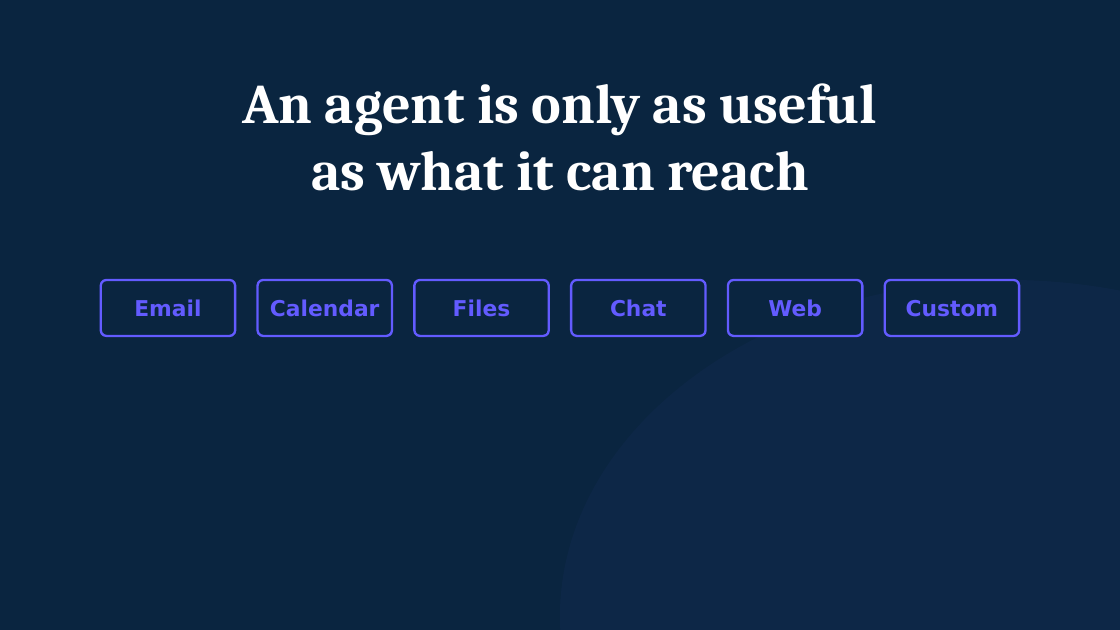
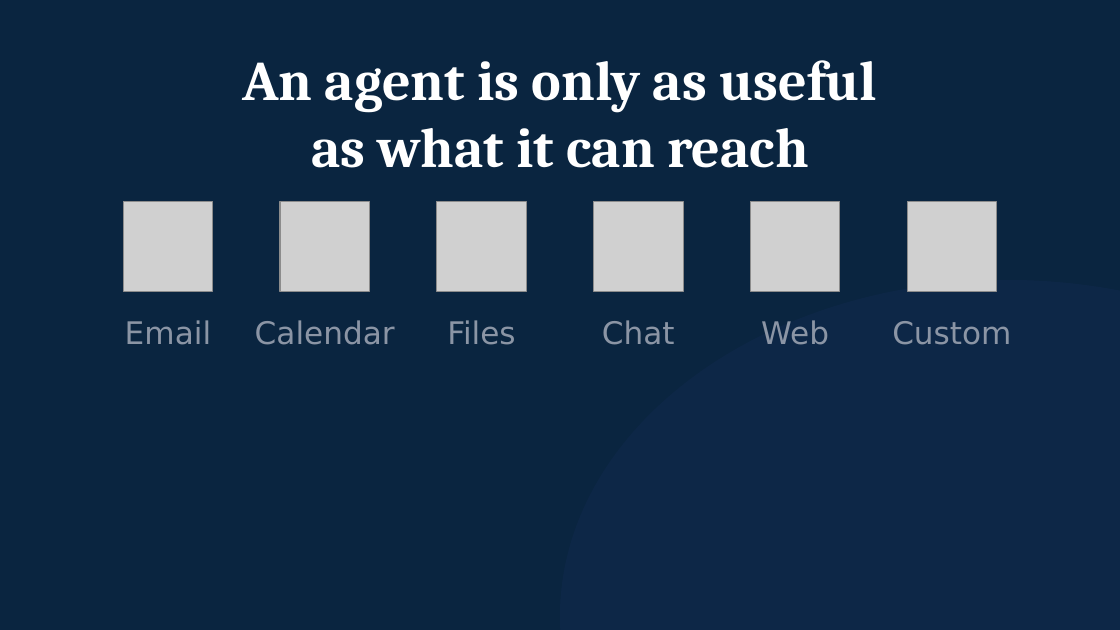
Before and after one commit to michaelengland/ai-best-practices, a slide deck: slide 7 of decks/workshop-2-orchestrator/workshop-2-orchestrator.pptx. Drawn at 1120x630 pixels with LibreOffice and Linux fonts; fonts in the diff are those of the drawing; grey boxes stand for pictures. Boxes give left, top, right and bottom in pixels: in the first picture for what was removed or moved away, otherwise in the second. Text is boxed around its words. In the diff, an @@ line names an element or a change of style, - is before the commit and + after.

```diff
--- a/decks/workshop-2-orchestrator/workshop-2-orchestrator.pptx
+++ b/decks/workshop-2-orchestrator/workshop-2-orchestrator.pptx
@@ text "An agent is only as ...": place and size @@
-text "An agent is only as ..." at <box>243,83,877,191</box>
+text "An agent is only as ..." at <box>243,60,877,168</box>
@@ picture added at <box>123,202,213,291</box> @@
@@ picture added at <box>280,202,370,291</box> @@
@@ picture added at <box>437,202,526,291</box> @@
@@ picture added at <box>594,202,683,291</box> @@
@@ picture added at <box>750,202,840,291</box> @@
@@ picture added at <box>907,202,997,291</box> @@
@@ rounded rectangle removed at <box>101,280,235,336</box> @@
@@ rounded rectangle removed at <box>258,280,392,336</box> @@
@@ rounded rectangle removed at <box>414,280,549,336</box> @@
@@ rounded rectangle removed at <box>571,280,706,336</box> @@
@@ rounded rectangle removed at <box>728,280,862,336</box> @@
@@ rounded rectangle removed at <box>885,280,1019,336</box> @@
@@ text "Email": place and size @@
-text "Email" at <box>134,299,201,317</box>
+text "Email" at <box>125,320,211,345</box>
@@ text "Calendar": place and size @@
-text "Calendar" at <box>270,299,380,317</box>
+text "Calendar" at <box>255,320,395,345</box>
@@ text "Files": place and size @@
-text "Files" at <box>453,299,511,317</box>
+text "Files" at <box>447,320,515,345</box>
@@ text "Chat": place and size @@
-text "Chat" at <box>610,299,667,317</box>
+text "Chat" at <box>602,320,675,345</box>
@@ size 14 to 20 pt, text colour #635BFF to #8B95A5, bold off; vertical alignment middle to top in 6 elements at <box>125,320,211,345</box>, <box>255,320,395,345</box>, <box>892,321,1011,345</box>, <box>447,320,515,345</box>, <box>602,320,675,345</box>, <box>761,320,829,345</box> @@
@@ text "Web": place and size @@
-text "Web" at <box>768,299,822,317</box>
+text "Web" at <box>761,320,829,345</box>
@@ text "Custom": place and size @@
-text "Custom" at <box>906,300,999,317</box>
+text "Custom" at <box>892,321,1011,345</box>
```
Also in this commit, not shown: 8 other slides changed, 4 other files.
